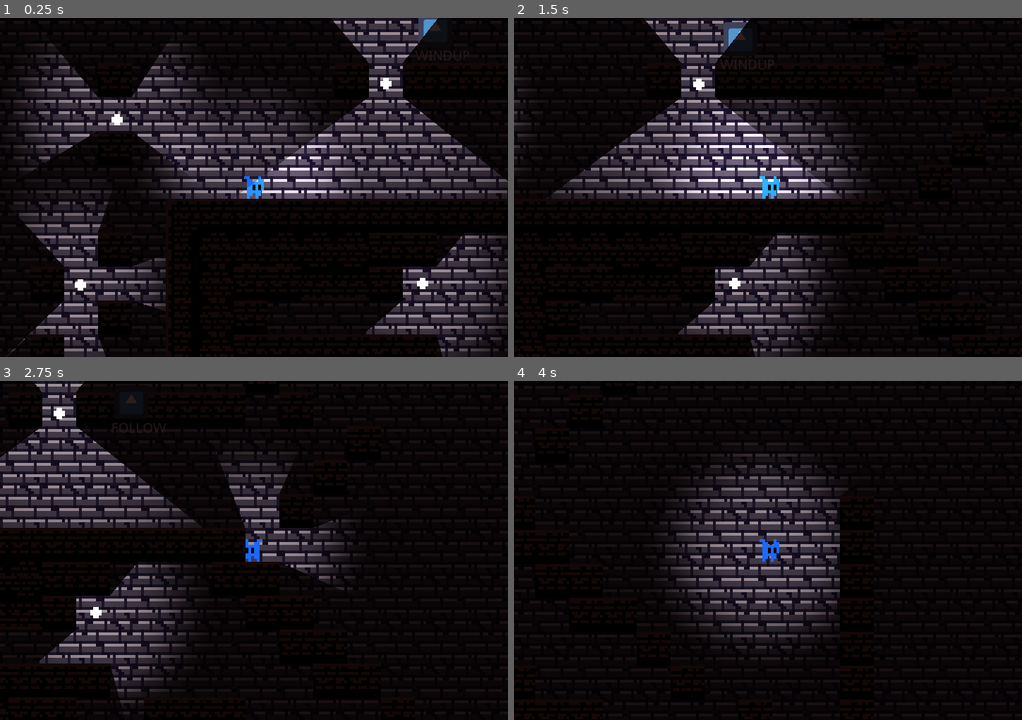
Above: before the commit, frames 1-4 (two rows, left to right).
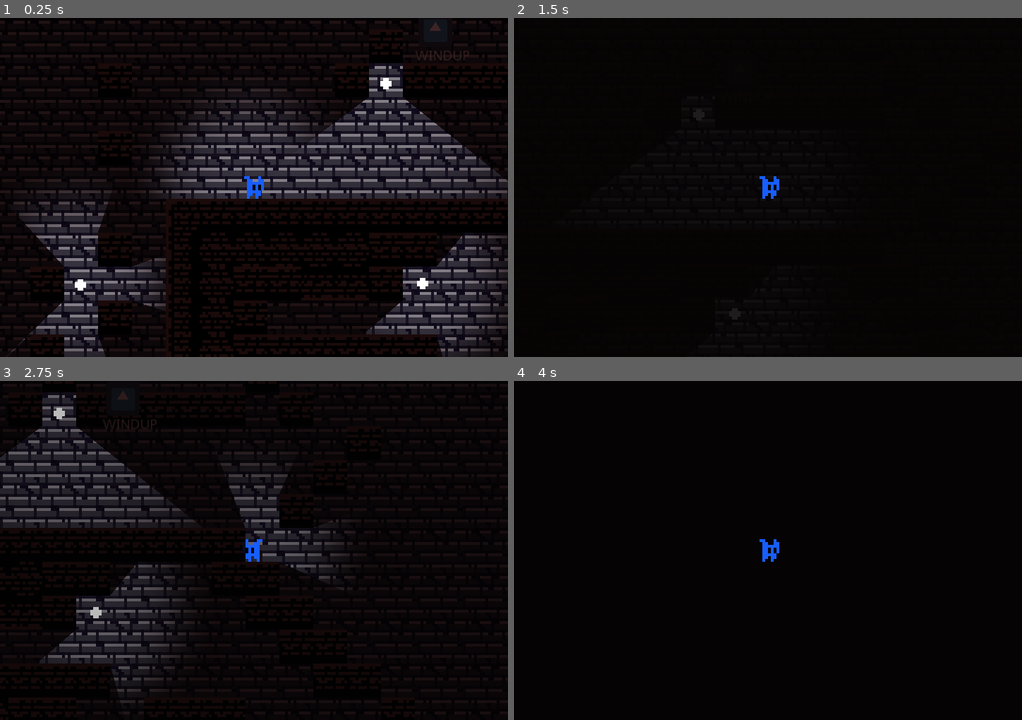
Above: after the commit, the same moments.

Repository: BGuerrero825/See-No-Evil
Game: Godot game, scene res://Base.tscn
Two runs of this game, one before a commit and one after it. Both use one fixed random seed, a clock stepped at 60 frames per second and the inputs below. The engine's default icon, where the game draws it, is replaced by a stand-in: a white triangle on a blue panel in a dark square.
Inputs:
- Up to frame 1 (0.25 s): no input
- Up to frame 2 (1.5 s): hold Shift (blind) 0.53-1.28 s; hold D (right) from 0.53 s (still down); tap Space (jump) at 0.77 s; tap Shift (blind) at 1.35 s
- Up to frame 3 (2.75 s): tap Space (jump) at 1.52 s; release D (right) at 2.03 s; hold A (left) from 2.03 s (still down); hold Shift (blind) from 2.03 s (still down)
- Up to frame 4 (4 s): release A (left) at 2.78 s; release Shift (blind) at 2.78 s; hold D (right) from 2.78 s (still down); tap Shift (blind) at 2.85 s; tap Space (jump) at 3.02, 3.77 s; hold Shift (blind) from 3.53 s (still down)

The runs differ from the first frame. In frame 1, 9.5% of the frame differs, in the area x 2-87%, y 0-54%; in frame 2, 19%, in the area x 0-71%, y 0-100%; in frame 3, 3.6%; in frame 4, 12%.

Commit message:
blind shader, cooldown and light mix

Diff:
--- a/Base.tscn
+++ b/Base.tscn
@@ -12,19 +12,12 @@
 
 [node name="Light" parent="." instance=ExtResource( 3 )]
 texture_scale = 2.0
-energy = 1.0
 
 [node name="Light2" parent="." instance=ExtResource( 3 )]
 position = Vector2( -18.1649, 42.3833 )
-energy = 1.0
 
 [node name="Light3" parent="." instance=ExtResource( 3 )]
 position = Vector2( 103.032, 41.9591 )
-energy = 1.0
-
-[node name="Light4" parent="." instance=ExtResource( 3 )]
-position = Vector2( -5.2464, -16.0715 )
-energy = 1.0
 
 [node name="Ghost" parent="." instance=ExtResource( 4 )]
 position = Vector2( 109, -51 )
@@ -32,6 +25,6 @@
 [node name="Stage" parent="." instance=ExtResource( 2 )]
 
 [node name="TileMap" parent="Stage" index="1"]
-tile_data = PoolIntArray( -327668, 0, 1, -196613, 0, 1, -262131, 0, 1, -131077, 0, 1, -131073, 0, 1, - …(2166 unchanged characters)…
+tile_data = PoolIntArray( -327668, 0, 1, -196613, 0, 1, -262137, 0, 1, -262131, 0, 1, -131077, 0, 1, -131073, 0, 1, - …(2166 unchanged characters)…
 
 [editable path="Stage"]
--- a/objects/Light.tscn
+++ b/objects/Light.tscn
@@ -7,7 +7,7 @@
 position = Vector2( 90.1962, -28.629 )
 z_index = 1
 texture = ExtResource( 2 )
-energy = 2.0
+mode = 2
 shadow_enabled = true
 
 [node name="Sprite" type="Sprite" parent="."]
--- a/objects/Player.gd
+++ b/objects/Player.gd
@@ -5,12 +5,14 @@
 const ACCEL = 600
 const FRICTION = 400
 const GRAVITY = 300
-const JUMP_STRENGTH = 200  # impulse speed
+const JUMP_STRENGTH = 120  # impulse speed
 const JUMP_ALLOWANCE = 15  # frames
+const BLIND_COOLDOWN = 120 # frames
 var air_count = 0
 var input_dir := Vector2(0,0)
 var velocity := Vector2(0,0)
 var blind := false
+var blind_timer = 0
 
 onready var vision_extents : Vector2 = $vision_range/expand_contract.shape.extents
 
@@ -50,16 +52,19 @@
 		# air_count += JUMP_ALLOWANCE
 
 	# blind mechanic
-	if Input.is_action_pressed("blind"):
+	if Input.is_action_pressed("blind") and (blind_timer == 0 or blind == true):
 		blind = true  # probably not needed anymore
-#		$Blind.visible = true
+		blind_timer = move_toward(blind_timer, BLIND_COOLDOWN, 15)
+		$Blind.material.set_shader_param("blind", float(blind_timer/BLIND_COOLDOWN))
 		$vision_range/expand_contract.shape.extents = Vector2(10, 10)
 		# can probably use animation player to change size of collision shape
 	else:
 		blind = false
-#		$Blind.visible = false
+		blind_timer = move_toward(blind_timer, 0, 1)
+		$Blind.material.set_shader_param("blind", float(blind_timer/BLIND_COOLDOWN))
 #		$vision_range.scale(Vector2(1, 1))
 		$vision_range/expand_contract.shape.extents = vision_extents
 
 	# move
 	velocity = move_and_slide(velocity, Vector2.UP)
+	print(blind_timer)
--- a/objects/Player.tscn
+++ b/objects/Player.tscn
@@ -7,6 +7,18 @@
 
 [sub_resource type="RectangleShape2D" id=1]
 extents = Vector2( 3, 3 )
+
+[sub_resource type="Shader" id=10]
+code = "shader_type canvas_item;
+uniform float blind = 0;
+
+void fragment(){
+	COLOR.a = blind;
+}"
+
+[sub_resource type="ShaderMaterial" id=11]
+shader = SubResource( 10 )
+shader_param/blind = 0.0
 
 [sub_resource type="Animation" id=4]
 length = 0.001
@@ -115,13 +127,14 @@
 
 [node name="Light2D" type="Light2D" parent="."]
 texture = ExtResource( 3 )
+mode = 2
 shadow_enabled = true
 
 [node name="Blind" type="Sprite" parent="."]
-visible = false
 modulate = Color( 0.0745098, 0.0745098, 0.0745098, 1 )
 light_mask = 0
-scale = Vector2( 1000, 1000 )
+material = SubResource( 11 )
+scale = Vector2( 300, 300 )
 z_index = 1
 texture = ExtResource( 4 )
 
@@ -133,6 +146,7 @@
 anims/run = SubResource( 3 )
 
 [node name="detection_range" type="Area2D" parent="."]
+visible = false
 scale = Vector2( 1.16, 1.2 )
 collision_layer = 2
 collision_mask = 2
--- a/objects/Stage.tscn
+++ b/objects/Stage.tscn
@@ -152,5 +152,5 @@
 format = 1
 tile_data = PoolIntArray( 65537, 0, 1, 65538, 0, 1, 65539, 0, 1, 65540, 0, 1, 131279, 0, 1 )
 
-[node name="CanvasModulate" type="CanvasModulate" parent="."]
-color = Color( 0.176471, 0.117647, 0.117647, 1 )
+[node name="CanvasModulate" type="CanvasModulate" parent="TileMap"]
+color = Color( 0.239216, 0.141176, 0.141176, 1 )
Not shown: 1 places in objects/Player.tscn that only renumber resources
